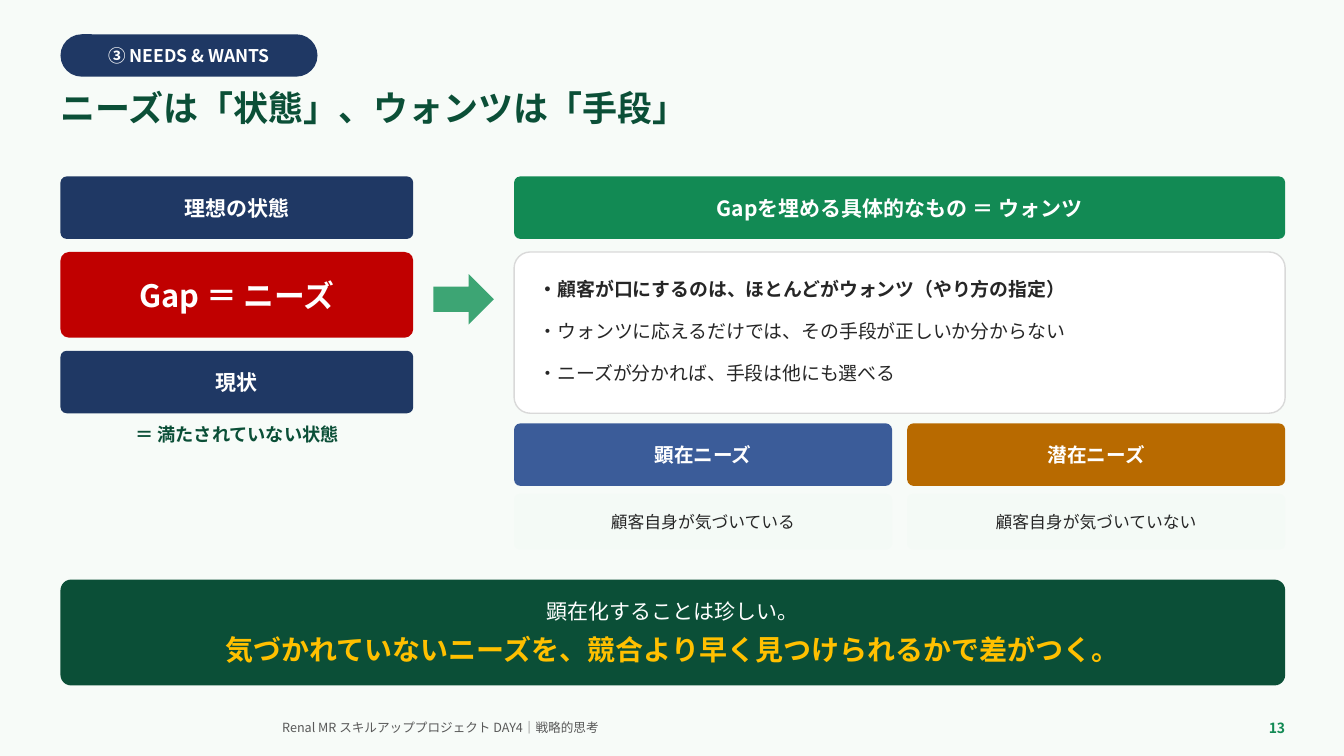
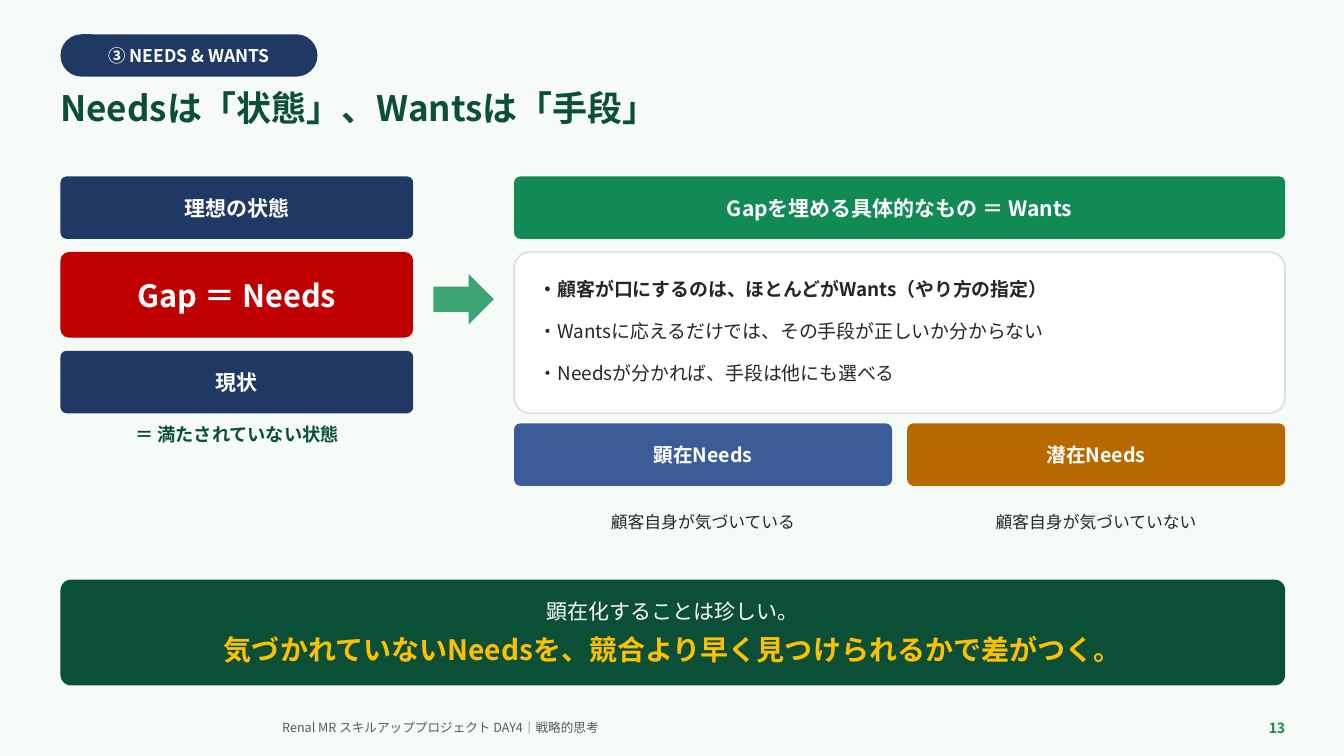
Before and after one commit to TAKUYA-1187/Claude, a slide deck: slide 13 of novartis_training/DAY4_ちょっと分かるだけで世界が変わる.pptx. Drawn at 1344x756 pixels with LibreOffice and Linux fonts; fonts in the diff are those of the drawing; background and template pictures are left out. Boxes give left, top, right and bottom in pixels: in the first picture for what was removed or moved away, otherwise in the second. Text is boxed around its words. In the diff, an @@ line names an element or a change of style, - is before the commit and + after.

```diff
--- a/novartis_training/DAY4_ちょっと分かるだけで世界が変わる.pptx
+++ b/novartis_training/DAY4_ちょっと分かるだけで世界が変わる.pptx
@@ text at (x1=60, y1=91, x2=657, y2=125): text changed @@
-ニーズは「状態」、ウォンツは「手段」
+Needsは「状態」、Wantsは「手段」
@@ text in rounded rectangle at (x1=727, y1=198, x2=1073, y2=221): text changed @@
-Gapを埋める具体的なもの ＝ ウォンツ
+Gapを埋める具体的なもの ＝ Wants
@@ text in rounded rectangle at (x1=138, y1=282, x2=336, y2=314): text changed @@
-Gap ＝ ニーズ
+Gap ＝ Needs
@@ text in rounded rectangle at (x1=539, y1=280, x2=1047, y2=382): text changed @@
-・顧客が口にするのは、ほとんどがウォンツ（やり方の指定）
-・ウォンツに応えるだけでは、その手段が正しいか分からない
-・ニーズが分かれば、手段は他にも選べる
+・顧客が口にするのは、ほとんどがWants（やり方の指定）
+・Wantsに応えるだけでは、その手段が正しいか分からない
+・Needsが分かれば、手段は他にも選べる
@@ text in rounded rectangle at (x1=653, y1=445, x2=752, y2=464): text changed @@
-顕在ニーズ
+顕在Needs
@@ text in rounded rectangle at (x1=1047, y1=445, x2=1146, y2=464): text changed @@
-潜在ニーズ
+潜在Needs
@@ text in rounded rectangle at (x1=224, y1=636, x2=1122, y2=663): text changed @@
-気づかれていないニーズを、競合より早く見つけられるかで差がつく。
+気づかれていないNeedsを、競合より早く見つけられるかで差がつく。
```
Also in this commit, not shown: 21 other slides changed, 2 other files.
